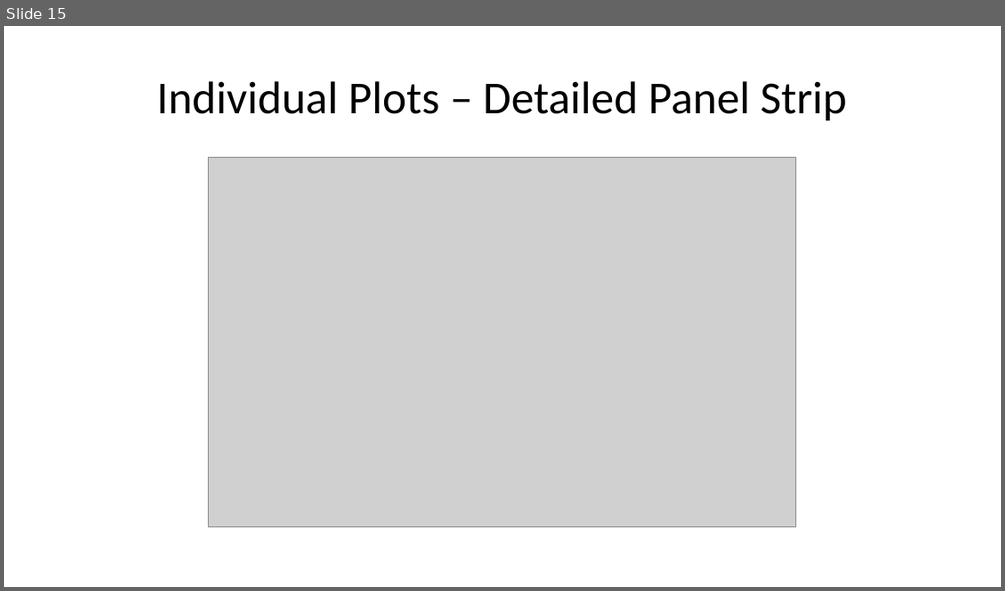
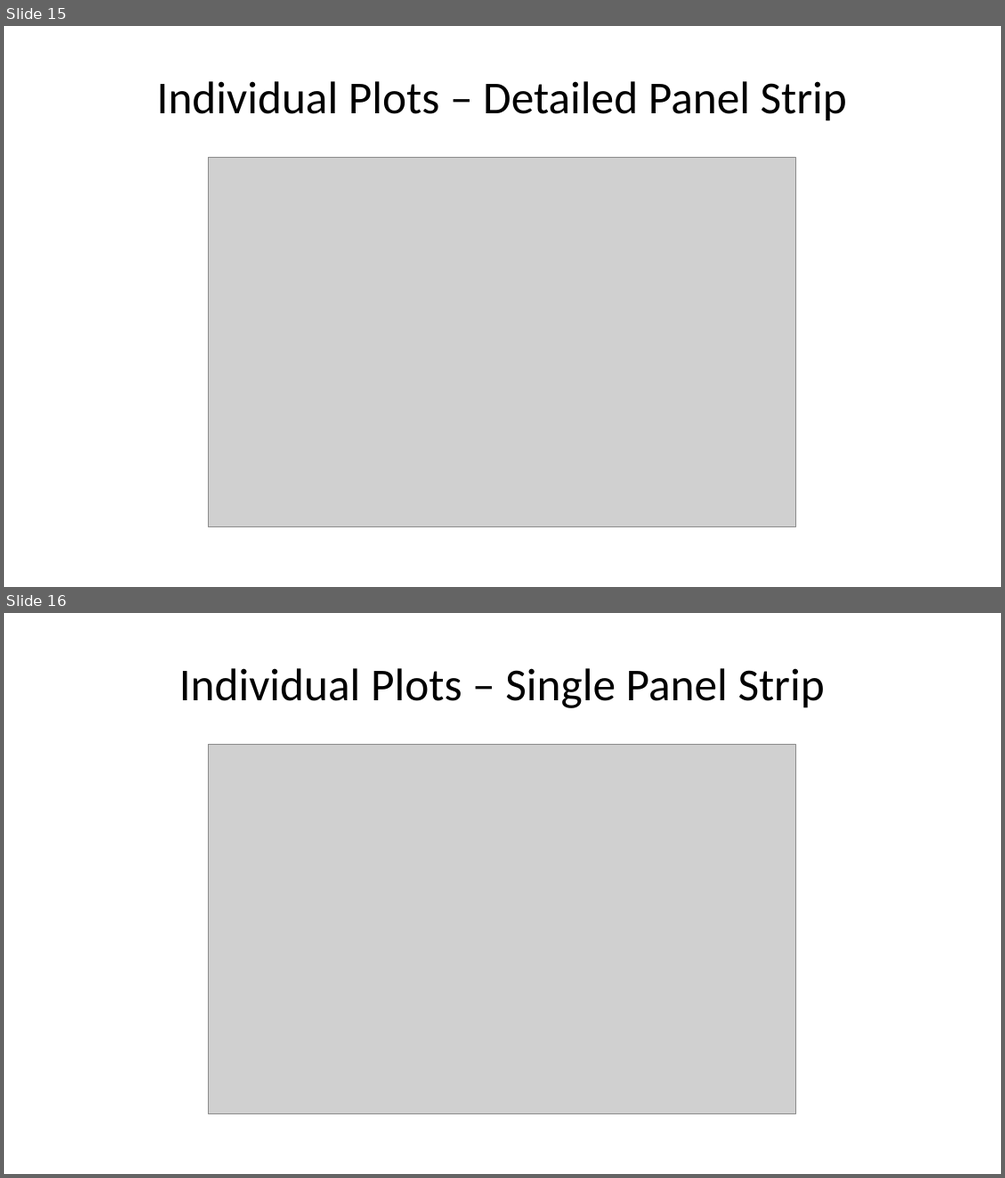
Before and after one commit to bergsmat/yamlet, a slide deck: inst/extdata/modeling/diagnostics.pptx. Shown one above the other, each under a label of ours: slide 15 before the commit, slides 15 and 16 after it. The pictures are 1005x591 and 1005x1178 pixels, drawn with LibreOffice and Linux fonts; fonts in the diff are those of the drawing; grey boxes stand for pictures. Boxes give left, top, right and bottom in pixels: in the first picture for what was removed or moved away, otherwise in the second. Text is boxed around its words. In the diff, an @@ line names an element or a change of style, - is before the commit and + after.

```diff
--- a/inst/extdata/modeling/diagnostics.pptx
+++ b/inst/extdata/modeling/diagnostics.pptx
@@ slide 16 added at bbox=[4, 613, 1001, 1174], background #FFFFFF @@
@@ title added at bbox=[179, 668, 825, 708], 44 pt, text #000000 @@
+Individual Plots – Single Panel Strip
@@ picture added at bbox=[209, 744, 796, 1113] @@
```
Also in this commit, not shown: 1 slide changed, 23 other files.
